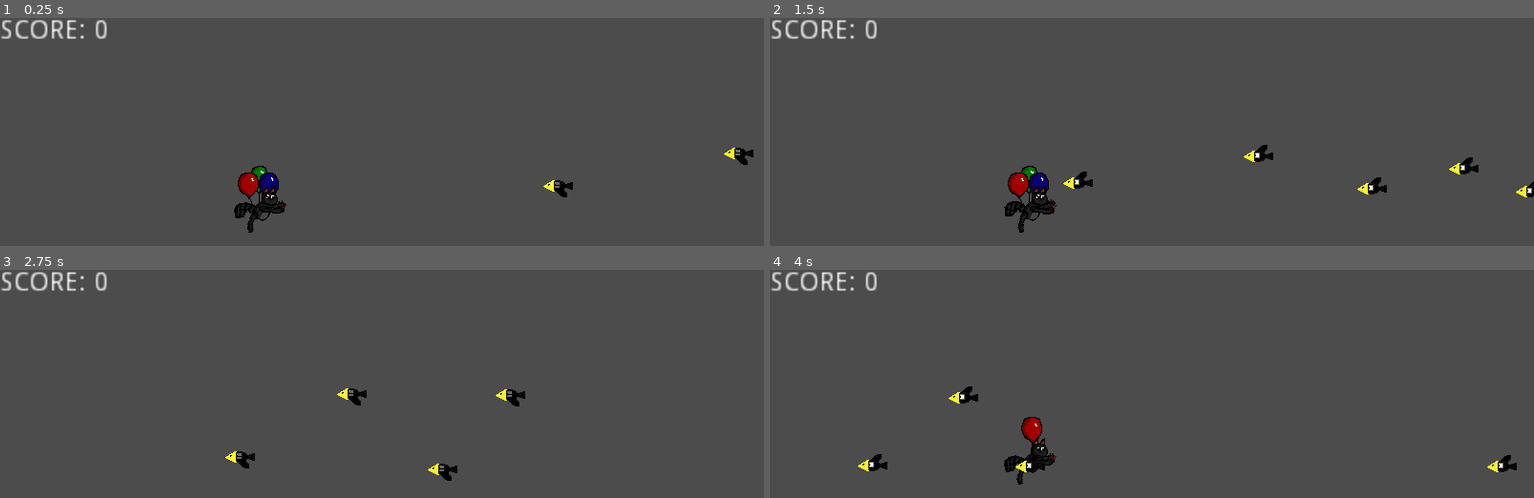
Above: before the commit, frames 1-4 (two rows, left to right).
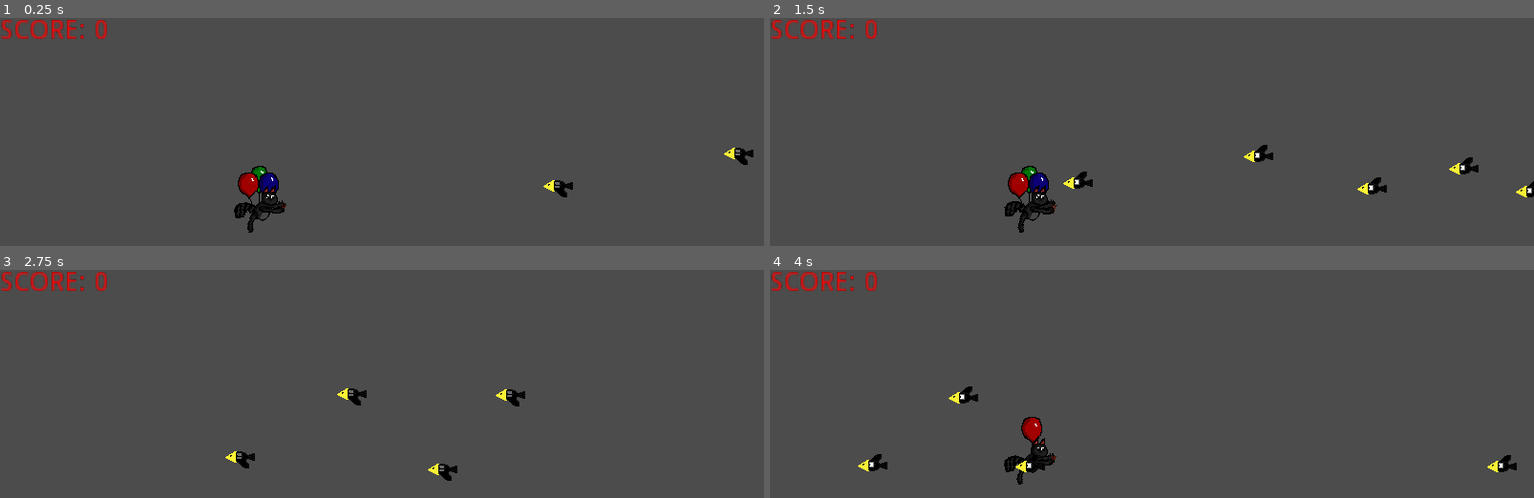
Above: after the commit, the same moments.

Repository: AldieNightStar/balloon_cat
Game: Godot game, scene res://Levels/Level01.tscn
Same seed, same stepped clock (60 frames per second), same inputs: the game is played once before the commit and once after it.
Inputs:
- Up to frame 1 (0.25 s): no input
- Up to frame 2 (1.5 s): no input
- Up to frame 3 (2.75 s): no input
- Up to frame 4 (4 s): no input

The runs differ from the first frame. In frame 1, 0.5% of the frame differs, in the area x 0-14%, y 0-10%; in frame 2, 0.5%; in frame 3, 0.5%; in frame 4, 0.5%.

Commit message:
fix score

Diff:
--- a/Objects/LevelHolder.tscn
+++ b/Objects/LevelHolder.tscn
@@ -98,6 +98,7 @@
 [node name="CanvasLayer" type="CanvasLayer" parent="."]
 
 [node name="score" type="Label" parent="CanvasLayer"]
+modulate = Color( 1, 0, 0, 1 )
 margin_right = 35.0
 margin_bottom = 14.0
 rect_scale = Vector2( 2, 2 )
